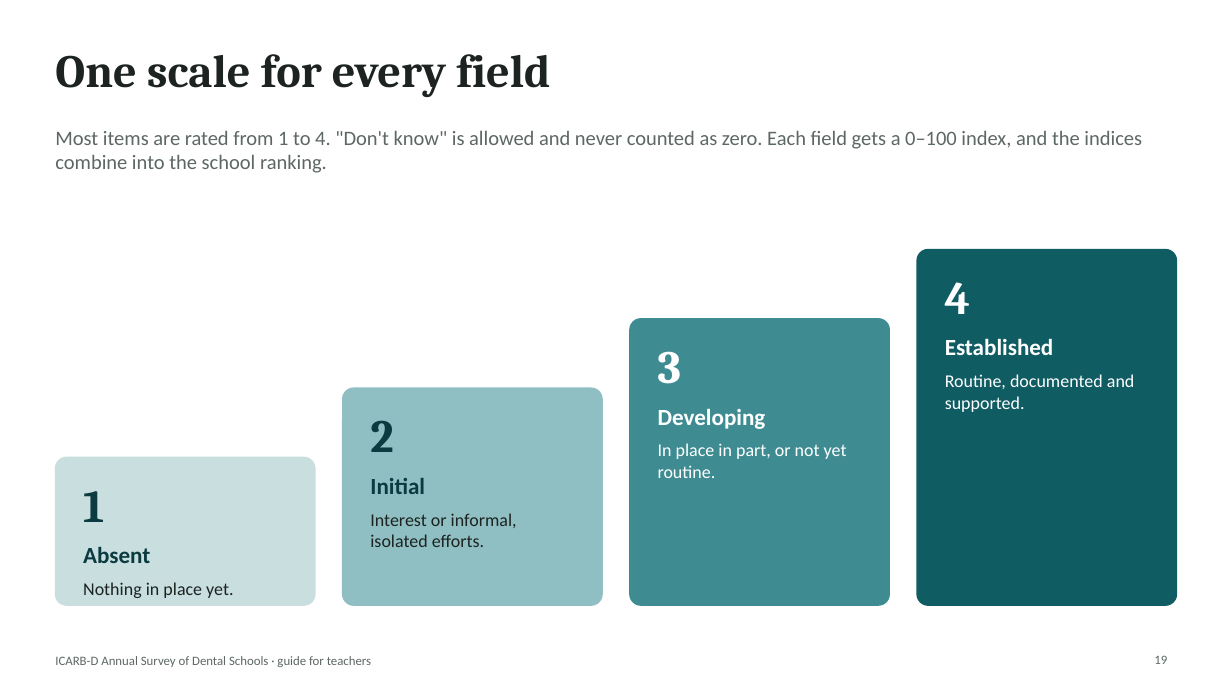
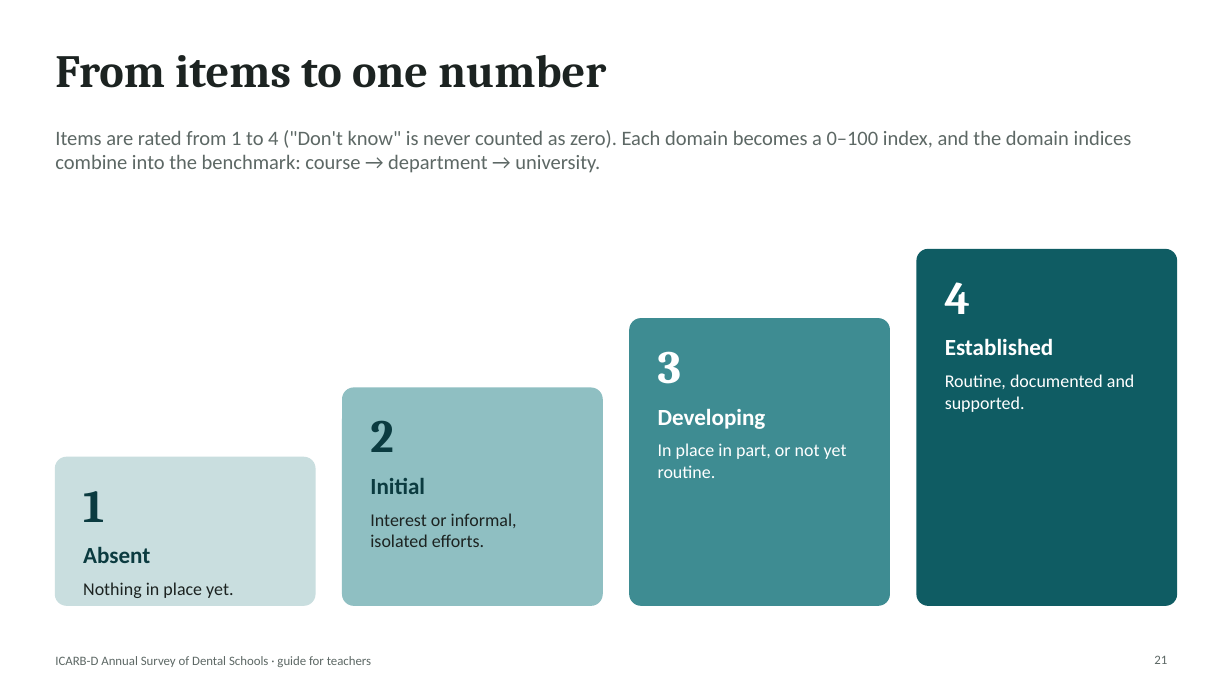
Before and after one commit to igoralves1/AI-assessment-DS-2026, a slide deck: slide 21 of public/downloads/ICARB-D-Survey-Teacher-Slides.pptx (slide 19 before the commit). Drawn at 1232x693 pixels with LibreOffice and Linux fonts; fonts in the diff are those of the drawing. Boxes give left, top, right and bottom in pixels: in the first picture for what was removed or moved away, otherwise in the second. Text is boxed around its words. In the diff, an @@ line names an element or a change of style, - is before the commit and + after.

Commit message:
Benchmark of health informatics maturity, answered by course directors
- Main goal: a 0-100 benchmark per US dental school; key questions include which university could best use a grant; comparisons are secondary
- Health informatics is the umbrella: information systems, AI, robotics and digital dentistry, bioinformatics, software development for health
- New software development items (G13-G16, domain SWD) and self-ratings M12-M13
- University -> departments -> courses: each course director answers for their course; school-wide and department forms removed (A17)
- Analysis: benchmark, area and funding readiness indices; course -> department -> school roll-up
- Guide, Word/PDF questionnaire, README and teacher slides updated (version 3.0.0)

```diff
--- a/public/downloads/ICARB-D-Survey-Teacher-Slides.pptx
+++ b/public/downloads/ICARB-D-Survey-Teacher-Slides.pptx
@@ title at <box>55,55,606,88</box>: text changed @@
-One scale for every field
+From items to one number
@@ text at <box>55,130,1132,173</box>: text changed @@
-Most items are rated from 1 to 4. "Don't know" is allowed and never counted as zero. Each field gets a 0–100 index, and the indices combine into the school ranking.
+Items are rated from 1 to 4 ("Don't know" is never counted as zero). Each domain becomes a 0–100 index, and the domain indices combine into the benchmark: course → department → university.
@@ page number at <box>1154,655,1167,664</box>: text changed @@
-19
+21
```
Also in this commit, not shown: 12 other slides changed, 4 slides added, 1 slide removed, 15 other files.
